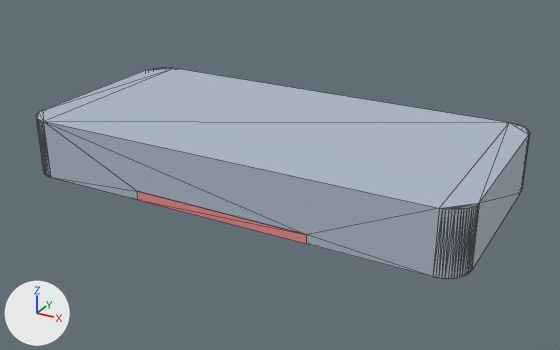
Renders of the glTF model docs/Additional CAD exercise/steps/ax_roller_assembly/step_02.glb from each side of a commit.
Before and after are seen from a camera (50 mm lens) standing at (116.6, -209.1, 106.0) and looking at (2.8, -2.2, 2.5). The axes (+X, +Y, +Z) are drawn at lower left. The lights are the same throughout. The older version comes first. Mesh edges are drawn as thin lines. Vertices at exactly the same position are counted once.

In view in the first picture: 'part__base', 'removed__base'.
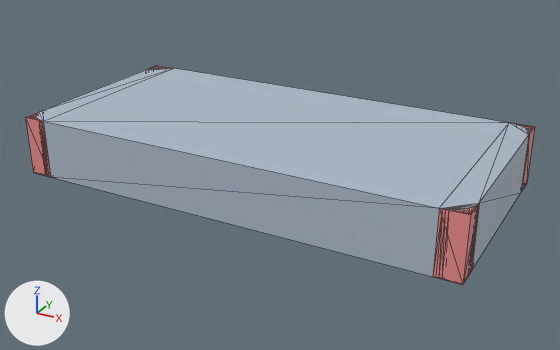
What differs and where, as boxes [x1, y1, x2, y2] in the pictures (560 x 350 px; the box of a moved part takes in the faces that stretch with it):
'part__base', reshaped: before [36, 67, 530, 279]; after [36, 67, 530, 277]
'removed__base', reshaped: before [137, 191, 307, 244]; after [25, 65, 534, 285]
part 1 of me_part__base, moved or reshaped: [43, 121, 439, 277] in both
part 2 of me_removed__base, deleted (pink): before [137, 191, 307, 244]
part 3 of me_removed__base, added: after [25, 65, 534, 285]

What changed in the scene script:
```text
Change me_part__base:
    used by ob_part__base; location = (0.0, 0.0, 0.0)
    remove me_part__base.from_pydata(...)  # 144 vertices, 284 faces; spans x -75.0..75.0, y -36.0..36.0, z 0.0..20.0
    add me_part__base.from_pydata(...)  # 136 vertices, 268 faces; spans x -75.0..75.0, y -36.0..36.0, z 0.0..20.0
    me_part__base part 1
    8 vertices are removed from x -30.0..30.0, y -36.0..36.0, z 0.0..3.0
    53 faces are deleted
    37 new faces join them
Change me_removed__base:
    used by ob_removed__base; location = (0.0, 0.0, 0.0)
    remove me_removed__base.from_pydata(...)  # 8 vertices, 12 faces; spans x -30.0..30.0, y -36.0..36.0, z 0.0..3.0
    add me_removed__base.from_pydata(...)  # 144 vertices, 272 faces; spans x -75.0..75.0, y -36.0..36.0, z 0.0..20.0
    me_removed__base part 2: the whole mesh is rebuilt
    me_removed__base part 3
    72 vertices are added at x -75.0..75.0, y -36.0..36.0, z 0.0
    72 new vertices lie (0.0, 0.0, 20.0) away from vertices in x -75.0..75.0, y -36.0..36.0, z 0.0
    272 new faces join them
```
